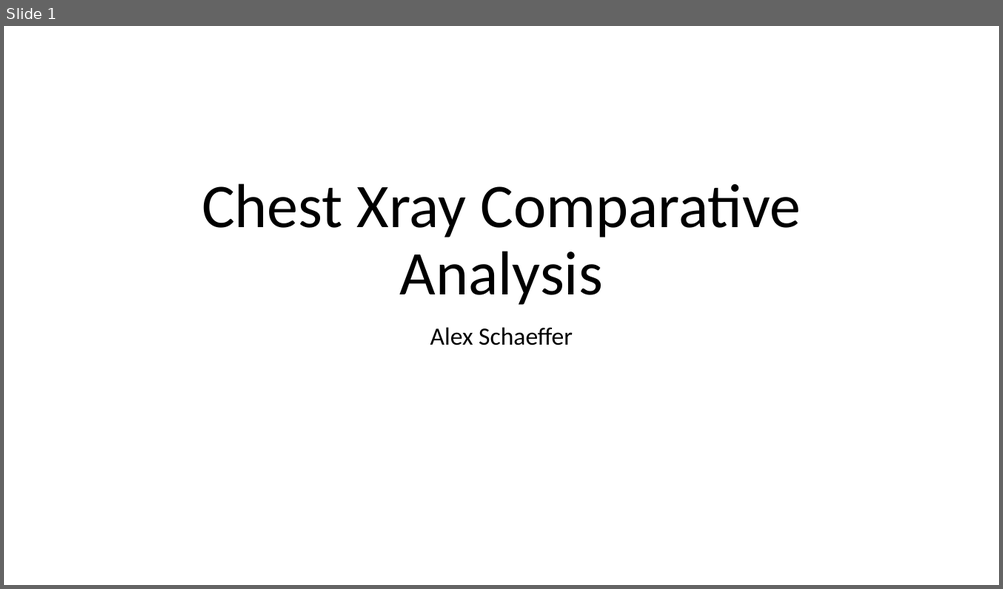
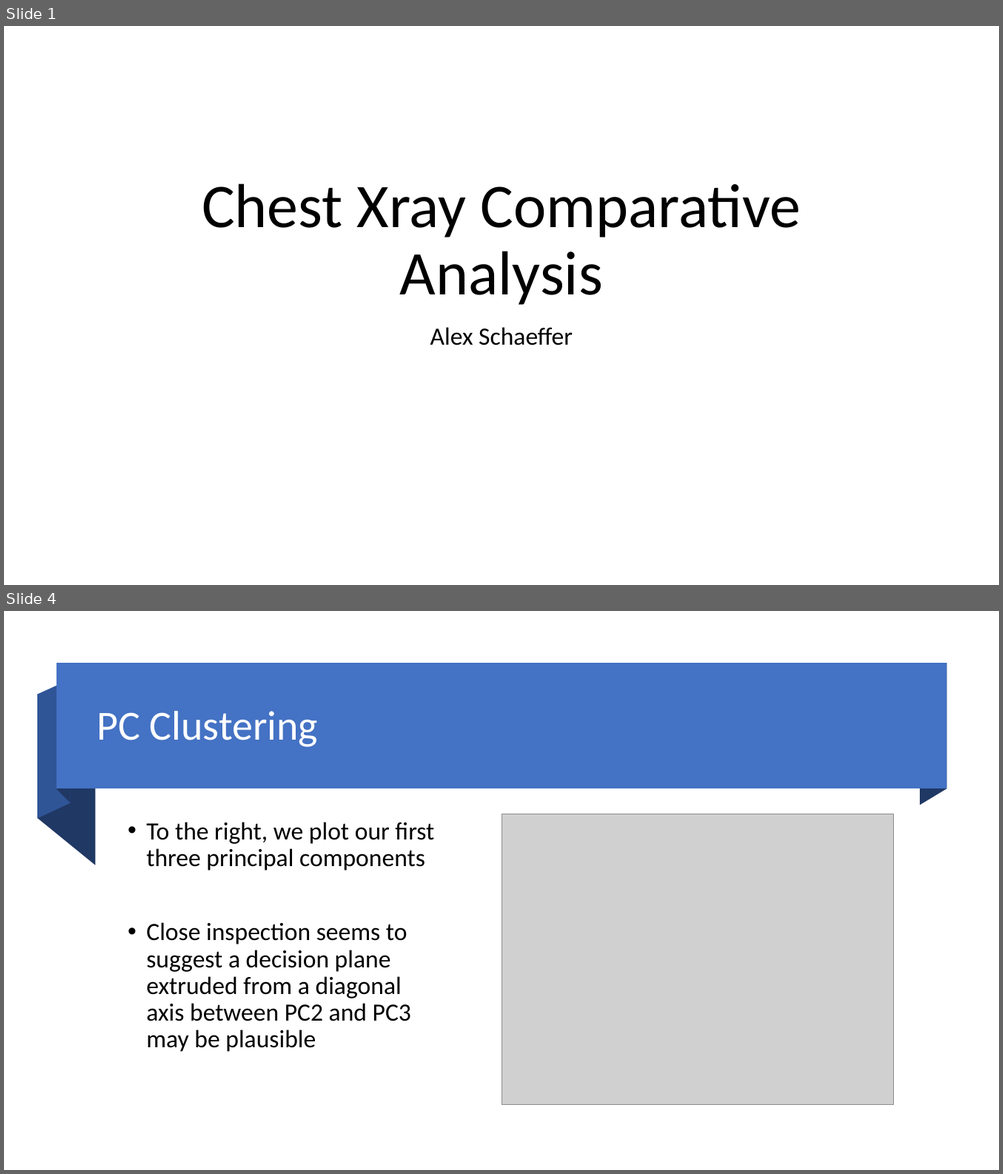
Before and after one commit to AlexSchaefferEdu/GP3, a slide deck: Presentation_Schaeffer.pptx. Shown one above the other, each under a label of ours: slide 1 before the commit, slides 1 and 4 after it; the slides between them are not shown. The pictures are 1003x589 and 1003x1174 pixels, drawn with LibreOffice and Linux fonts; fonts in the diff are those of the drawing; grey boxes stand for pictures. Boxes give left, top, right and bottom in pixels: in the first picture for what was removed or moved away, otherwise in the second. Text is boxed around its words. In the diff, an @@ line names an element or a change of style, - is before the commit and + after.

```diff
--- a/Presentation_Schaeffer.pptx
+++ b/Presentation_Schaeffer.pptx
@@ slide 4 added at [4, 611, 999, 1170], background #FFFFFF @@
@@ group added at [37, 664, 946, 866]: 4 freeform shapes, 1 rectangle @@
@@ title added at [97, 711, 318, 747], 40 pt, text #FFFFFF @@
+PC Clustering
@@ text added at [146, 822, 434, 1052], 24 pt, text #000000 @@
+• To the right, we plot our first three principal components
+• Close inspection seems to suggest a decision plane extruded from a diagonal axis between PC2 and PC3 may be plausible
@@ picture added at [502, 815, 893, 1105] @@
```
Also in this commit, not shown: 10 other slides added, 1 slide removed, 4 other files.
